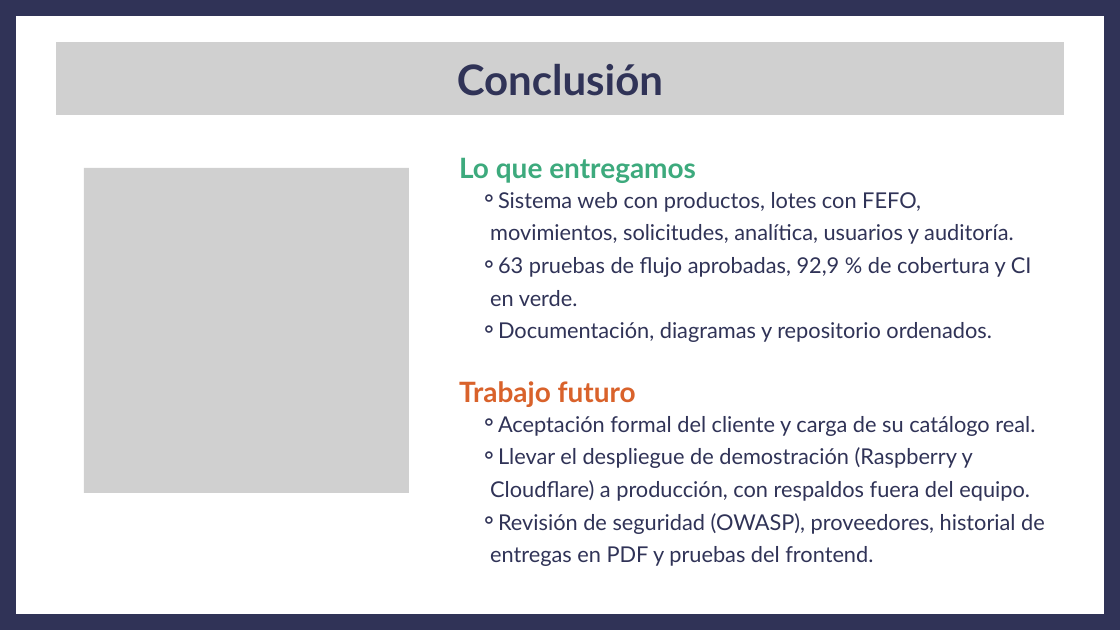
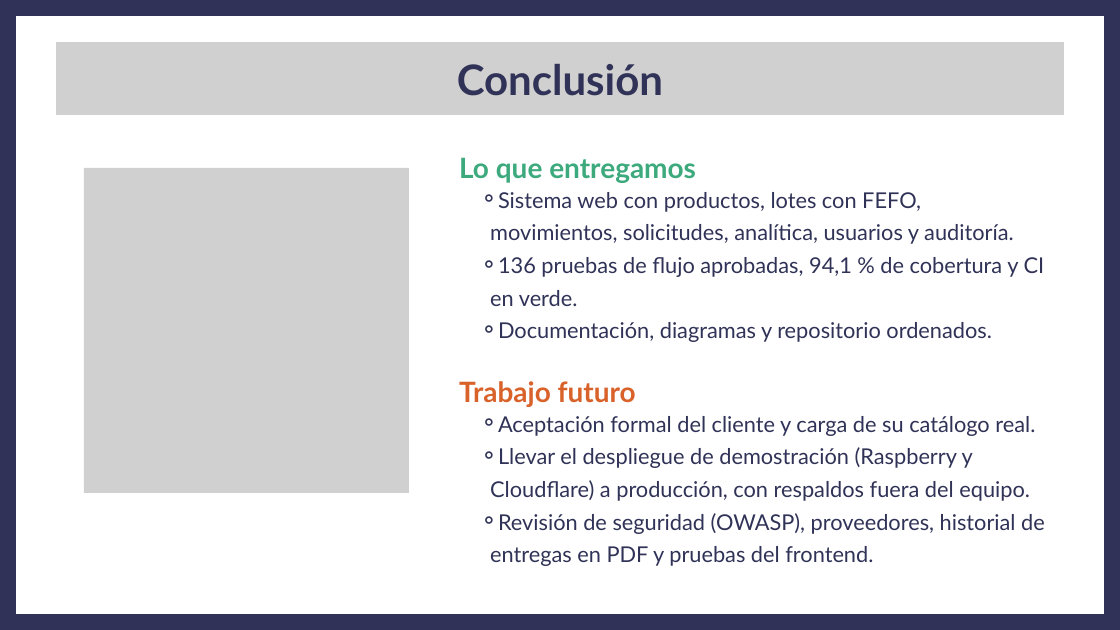
Before and after one commit to ezequielesq/SAN-BERNARDO-MALLEN-GONZALEZ-PTY4614-002D-EQUIPO-3, a slide deck: slide 14 of FASE 2/EVIDENCIAS PROYECTO/PRESENTACIÓN FASE 2 - CAPSTONE.pptx. Drawn at 1120x630 pixels with LibreOffice and Linux fonts; fonts in the diff are those of the drawing; grey boxes stand for pictures. Boxes give left, top, right and bottom in pixels: in the first picture for what was removed or moved away, otherwise in the second. Text is boxed around its words. In the diff, an @@ line names an element or a change of style, - is before the commit and + after.

```diff
--- a/FASE 2/EVIDENCIAS PROYECTO/PRESENTACIÓN FASE 2 - CAPSTONE.pptx
+++ b/FASE 2/EVIDENCIAS PROYECTO/PRESENTACIÓN FASE 2 - CAPSTONE.pptx
@@ text at [490,257,1045,306]: text changed @@
-    ⚬ 63 pruebas de flujo aprobadas, 92,9 % de cobertura y CI en verde.
+    ⚬ 136 pruebas de flujo aprobadas, 94,1 % de cobertura y CI en verde.
```
Also in this commit, not shown: 2 other slides changed, 1 other file.
